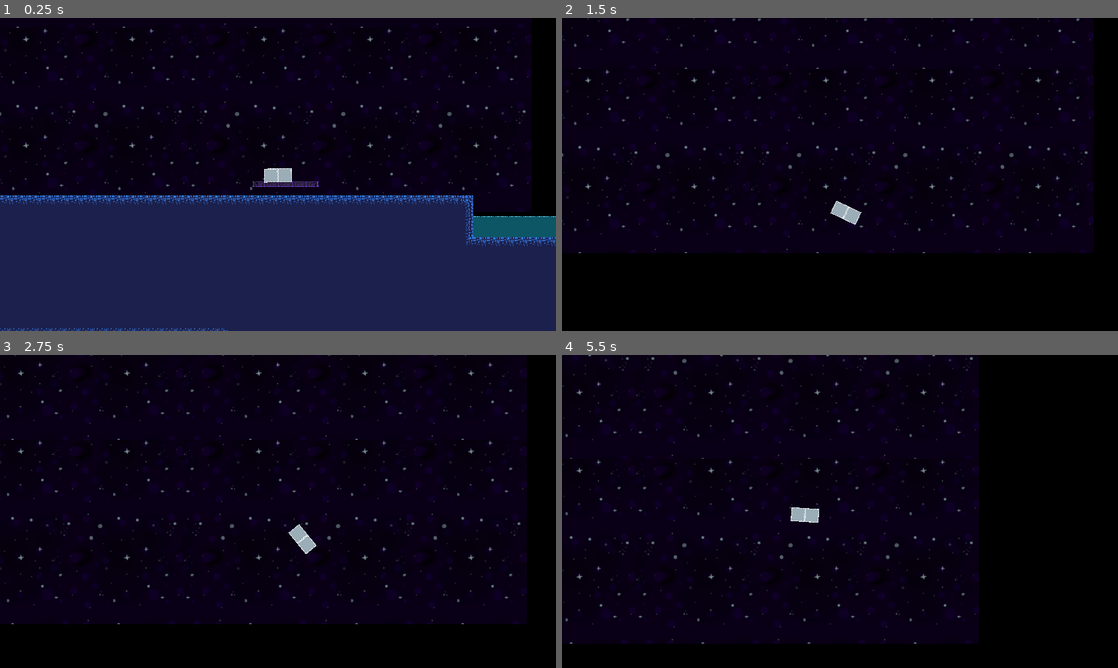
Above: before the commit, frames 1-4 (two rows, left to right).
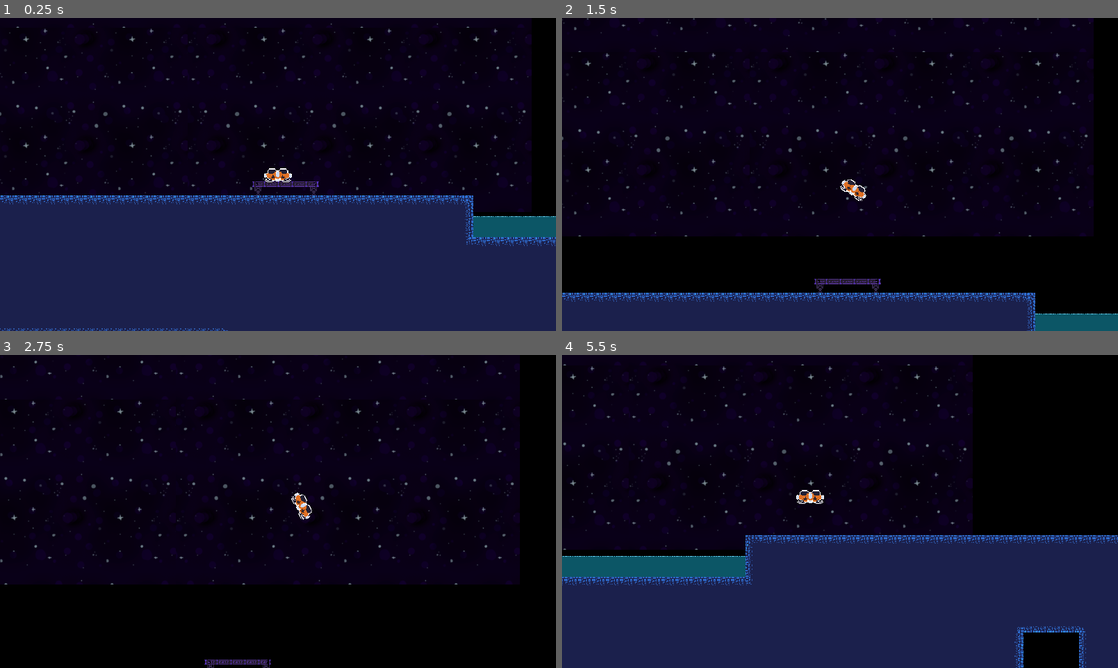
Above: after the commit, the same moments.

Repository: zio-penny/Lander
Game: Godot game, scene res://scenes/Main.tscn
Same seed, same stepped clock (60 frames per second), same inputs: the game is played once before the commit and once after it.
Inputs:
- Up to frame 1 (0.25 s): no input
- Up to frame 2 (1.5 s): tap Enter at 0.5 s; hold L (RollRight) 0.53-1.28 s; hold W (Throttle) 0.53-1.28 s; hold K (AuxDown) from 1.28 s (still down); tap W (Throttle) at 1.35 s
- Up to frame 3 (2.75 s): release K (AuxDown) at 2.03 s; hold L (RollRight) from 2.03 s (still down); hold W (Throttle) from 2.03 s (still down)
- Up to frame 4 (5.5 s): release L (RollRight) at 2.78 s; release W (Throttle) at 2.78 s; hold I (AuxUp) 2.78-3.53 s; tap W (Throttle) at 2.85, 4.35 s; hold W (Throttle) 3.53-4.28 s; hold J (RollLeft) 3.53-5.03 s; hold K (AuxDown) from 5.03 s (still down); hold W (Throttle) from 5.03 s (still down)

The runs differ from the first frame. In frame 1, 0.2% of the frame differs, in the area x 45-57%, y 48-57%; in frame 2, 14%; in frame 3, 3.8%; in frame 4, 41%, in the area x 0-100%, y 0-100%.

Commit message:
Updated lander sprite, added groud effect for other thrusters, updated GDD to MasterPlan

Diff:
--- a/scenes/GroundEffectCurve.tres
+++ b/scenes/GroundEffectCurve.tres
@@ -1,5 +1,5 @@
 [gd_resource type="Curve" format=3 uid="uid://cvt3vrgcu13a1"]
 
 [resource]
-_data = [Vector2(0, 1), 0.0, 0.0, 0, 0, Vector2(0.550725, 0.305263), -1.2615, -1.52526, 1, 0, Vector2(1, 0), 0.0, 0.0, 0, 0]
+_data = [Vector2(0, 1), 0.0, 0.0, 0, 0, Vector2(0.134703, 0.421053), -4.29795, -1.52526, 1, 0, Vector2(1, 0), 0.0, 0.0, 0, 0]
 point_count = 3
--- a/scenes/Pod.tscn
+++ b/scenes/Pod.tscn
@@ -18,8 +18,10 @@
 max_contacts_reported = 4
 contact_monitor = true
 script = ExtResource("1_htjyx")
-MainThrustPower = 2400.0
-GroundEffectMultiplier = 6.0
+ManuThrustPower = 1024.0
+RotationThrustPower = 1024.0
+RollMultiplier = 32
+GroundEffectMultiplier = 8.0
 EffectCurve = ExtResource("2_yua1n")
 
 [node name="Sprite2D" type="Sprite2D" parent="."]
--- /dev/null
+++ b/scenes/Thruster.gd
@@ -0,0 +1,21 @@
+class_name Thruster extends Node2D
+## Node that casts a ray to determine ground effect
+
+@export var GroundEffectDistance:float = 32
+@export var GroundEffectMultiplier:float = 4.0
+@export var EffectCurve:Curve
+
+signal groundEffect(value:float)
+
+func _physics_process(delta):
+	var world_space_state:PhysicsDirectSpaceState2D = get_world_2d().direct_space_state
+	# Ground Effect code will go here
+	var query:PhysicsRayQueryParameters2D = PhysicsRayQueryParameters2D.create(global_position, global_position + (Vector2.DOWN.rotated(rotation) * GroundEffectDistance))
+	var result:Dictionary = world_space_state.intersect_ray(query)
+
+	# if result:
+		# var d:Vector2 = result.position - global_position;
+		# var ratio:float = EffectCurve.sample((d.length() / GroundEffectDistance))
+		# groundEffect.emit(ratio * GroundEffectMultiplier)
+	# else:
+		# groundEffect.emit(0.0)
--- a/scenes/lander_scene.tscn
+++ b/scenes/lander_scene.tscn
@@ -34,7 +34,7 @@
 position = Vector2(-31, 16)
 tile_set = ExtResource("2_4x64j")
 format = 2
-layer_0/tile_data = PackedInt32Array(327681, 65536, 1, 26214 …(165388 unchanged characters)… -2687192, 393216, 7, -2752728, 327680, 7)
+layer_0/tile_data = PackedInt32Array(327681, 65536, 1, 26214 …(165388 unchanged characters)… -2687192, 393216, 7, -2752728, 327680, 7, -2883816, 524288, 3, -2883812, 524288, 3, -786407, 524288, 3, -786403, 524288, 3)
 
 [node name="Landing Pads" type="Node2D" parent="."]
 
--- a/scripts/Pod.gd
+++ b/scripts/Pod.gd
@@ -61,19 +61,42 @@
 func _integrate_forces(state:PhysicsDirectBodyState2D):
 	var world_space_state:PhysicsDirectSpaceState2D = get_world_2d().direct_space_state
 	# Ground Effect code will go here
-	var query:PhysicsRayQueryParameters2D = PhysicsRayQueryParameters2D.create(_mainThruster.global_position, _mainThruster.global_position + (Vector2.DOWN.rotated(rotation) * GroundEffectDistance))
-	var result:Dictionary = world_space_state.intersect_ray(query)
-
+	var mainQuery:PhysicsRayQueryParameters2D = PhysicsRayQueryParameters2D.create(_mainThruster.global_position, _mainThruster.global_position + (Vector2.DOWN.rotated(rotation) * GroundEffectDistance))
+	var mainResult:Dictionary = world_space_state.intersect_ray(mainQuery)
 	var currentMainGE:float = 1.0
-	if result:
-		var d:Vector2 = result.position - _mainThruster.global_position;
+	if mainResult:
+		var d:Vector2 = mainResult.position - _mainThruster.global_position;
 		var ratio:float = EffectCurve.sample((d.length() / GroundEffectDistance))
 		currentMainGE = 1 + (ratio * GroundEffectMultiplier)
 
+	var leftQuery:PhysicsRayQueryParameters2D = PhysicsRayQueryParameters2D.create(_leftThruster.global_position, _leftThruster.global_position + (Vector2.LEFT.rotated(rotation) * GroundEffectDistance))
+	var leftResult:Dictionary = world_space_state.intersect_ray(leftQuery)
+	var currentLeftGE:float = 1.0
+	if leftResult:
+		var d:Vector2 = leftResult.position - _leftThruster.global_position;
+		var ratio:float = EffectCurve.sample((d.length() / GroundEffectDistance))
+		currentLeftGE = 1 + (ratio * GroundEffectMultiplier)
+
+	var rightQuery:PhysicsRayQueryParameters2D = PhysicsRayQueryParameters2D.create(_rightThruster.global_position, _rightThruster.global_position + (Vector2.RIGHT.rotated(rotation) * GroundEffectDistance))
+	var rightResult:Dictionary = world_space_state.intersect_ray(rightQuery)
+	var currentRightGE:float = 1.0
+	if rightResult:
+		var d:Vector2 = rightResult.position - _rightThruster.global_position;
+		var ratio:float = EffectCurve.sample((d.length() / GroundEffectDistance))
+		currentRightGE = 1 + (ratio * GroundEffectMultiplier)
+
+	var downQuery:PhysicsRayQueryParameters2D = PhysicsRayQueryParameters2D.create(_downThruster.global_position, _downThruster.global_position + (Vector2.RIGHT.rotated(rotation) * GroundEffectDistance))
+	var downResult:Dictionary = world_space_state.intersect_ray(downQuery)
+	var currentDownGE:float = 1.0
+	if downResult:
+		var d:Vector2 = downResult.position - _downThruster.global_position;
+		var ratio:float = EffectCurve.sample((d.length() / GroundEffectDistance))
+		currentDownGE = 1 + (ratio * GroundEffectMultiplier)
+
 	current_velocity.emit(global_position, state.linear_velocity)
 	apply_central_force(Vector2.UP.rotated(rotation) * MainThrustPower * currentMainGE * _throttle)
-	apply_central_force(Vector2.DOWN.rotated(rotation) * ManuThrustPower * _throttleDown)
-	apply_central_force(Vector2.RIGHT.rotated(rotation) * ManuThrustPower * _strafe)
+	apply_central_force(Vector2.DOWN.rotated(rotation) * ManuThrustPower * _throttleDown * currentDownGE)
+	apply_central_force(Vector2.RIGHT.rotated(rotation) * ManuThrustPower * _strafe * currentLeftGE * currentRightGE)
 
 	apply_torque(_roll * PI * RotationThrustPower * RollMultiplier)
 	apply_torque(-(angular_velocity * RotationThrustPower * 4 * RollMultiplier))
Binary file added: gdd/img/Gravitar2.png
Not shown, added: gdd/img/Gravitar2.png.import
Binary file added: gdd/img/Jetpac_CA.webp
Not shown, added: gdd/img/Jetpac_CA.webp.import
Binary file added: gdd/img/Lunar_Jetman_gameplay.png
Not shown, added: gdd/img/Lunar_Jetman_gameplay.png.import
Not shown, added: gdd/img/maejemison.jpg.import
Binary file added: gdd/img/solarJetmanNes.jpg
Not shown, added: gdd/img/solarJetmanNes.jpg.import
Binary file added: gdd/img/thrust.gif
Binary file changed: textures/Lander.png
Not shown, changed: .gitignore
(and 3 more such lines)
